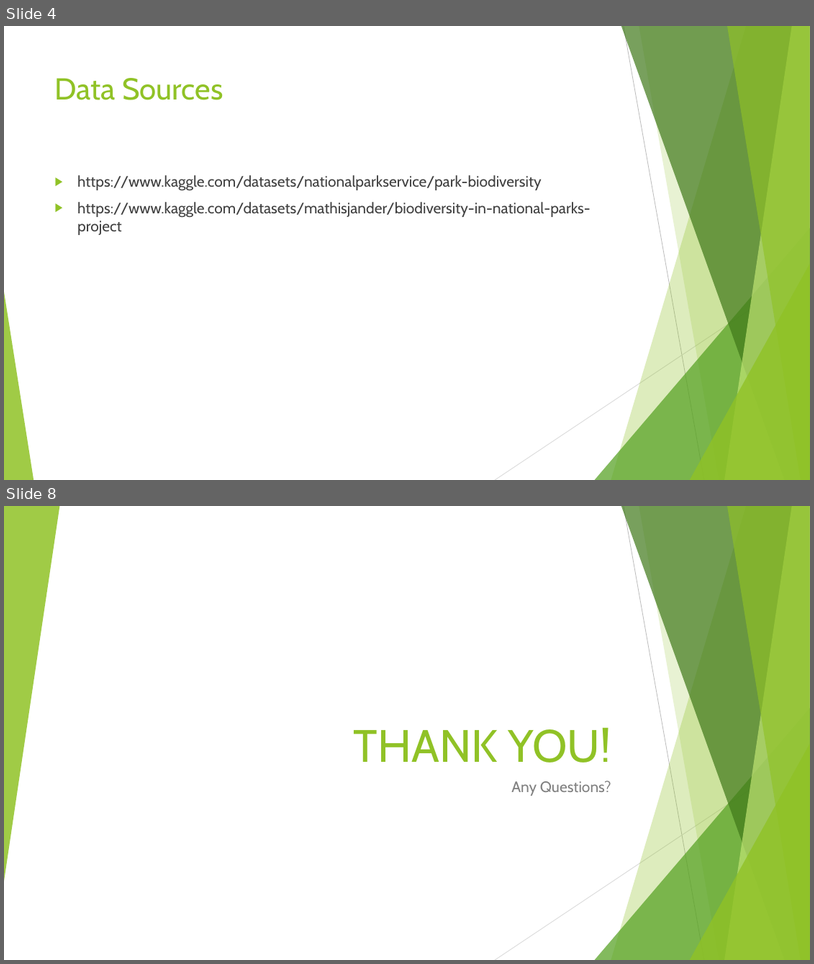
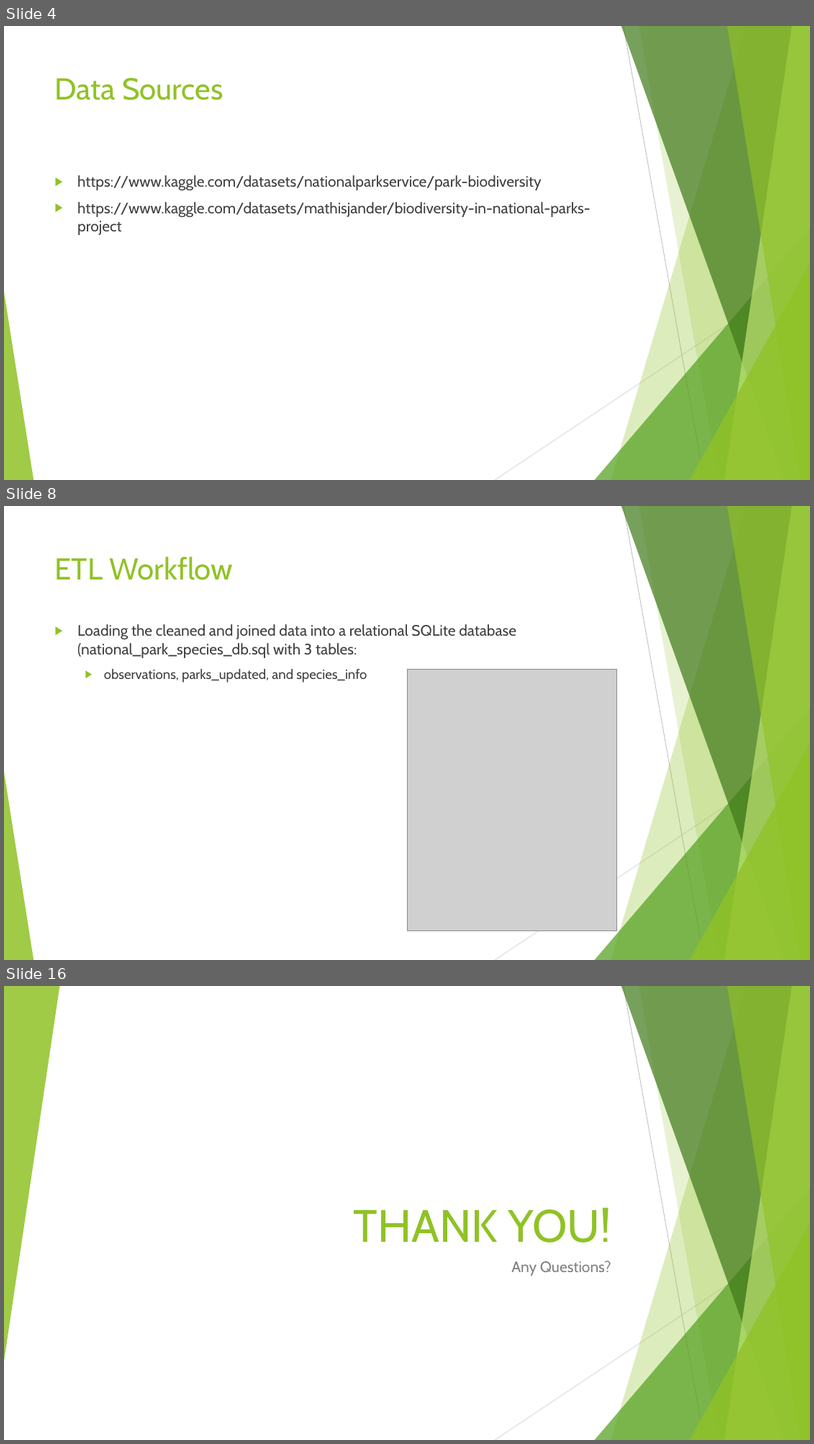
Before and after one commit to mrbowman86/data-engineering-project, a slide deck: National_Parks_PowerPoint.pptx. Shown one above the other, each under a label of ours: slides 4 and 8 before the commit, slides 4, 8 and 16 after it; the slides between them are not shown. The pictures are 814x964 and 814x1444 pixels, drawn with LibreOffice and Linux fonts; fonts in the diff are those of the drawing; grey boxes stand for pictures. Boxes give left, top, right and bottom in pixels: in the first picture for what was removed or moved away, otherwise in the second. Text is boxed around its words. In the diff, an @@ line names an element or a change of style, - is before the commit and + after.

```diff
--- a/National_Parks_PowerPoint.pptx
+++ b/National_Parks_PowerPoint.pptx
@@ slide 8 added at (x1=4, y1=506, x2=810, y2=960), background #FFFFFF; not listed: 10 template elements that a slide beside it also shows @@
@@ title added at (x1=55, y1=556, x2=233, y2=580), 36 pt, text #90C226 @@
+ETL Workflow
@@ text added at (x1=77, y1=624, x2=517, y2=682), 18 pt, text #404040 @@
+▶ Loading the cleaned and joined data into a relational SQLite database (national_park_species_db.sql with 3 tables:
+  ▶ observations, parks_updated, and species_info
@@ picture added at (x1=407, y1=669, x2=618, y2=931) @@
@@ what was slide 8 is now slide 16 @@
```
Also in this commit, not shown: 4 slides changed, 7 other slides added.
